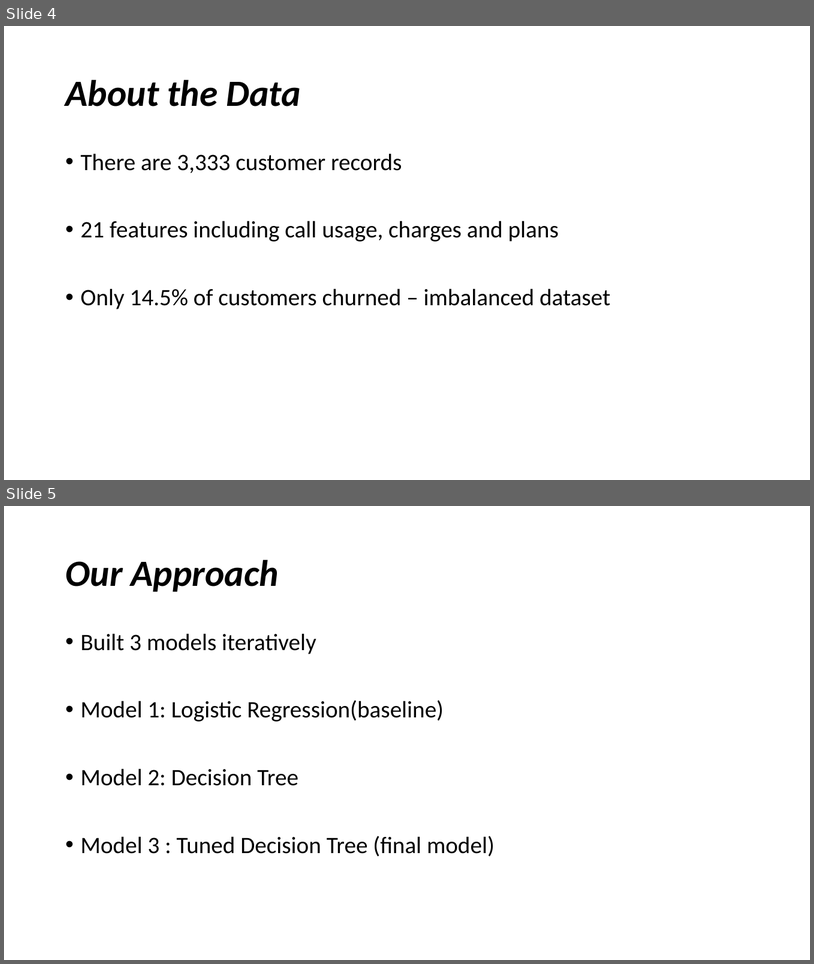
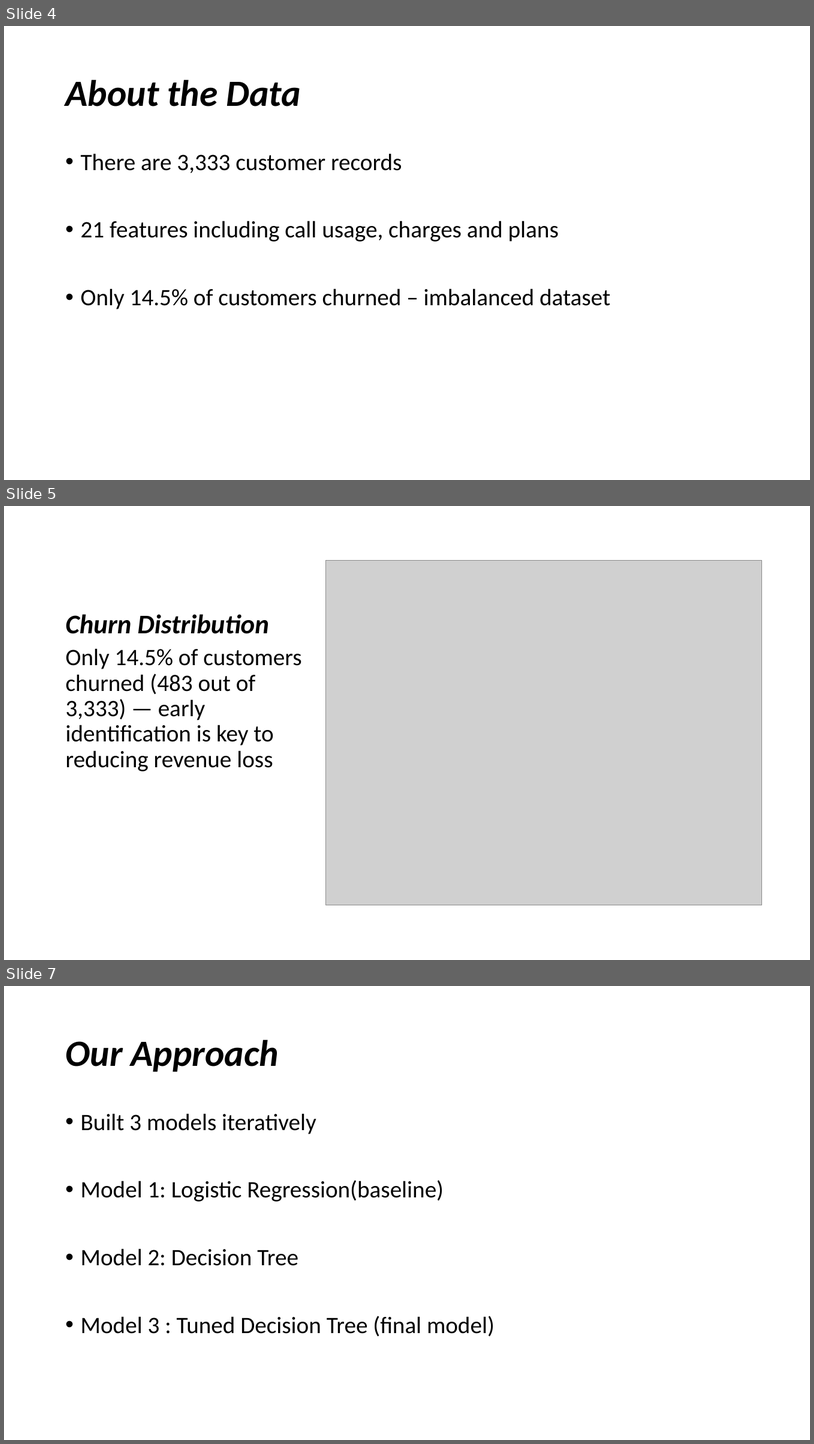
Before and after one commit to Alexk-creator/Phase_3_project, a slide deck: SyriaTel Customer Churn Analysis.pptx. Shown one above the other, each under a label of ours: slides 4 and 5 before the commit, slides 4, 5 and 7 after it; the slides between them are not shown. The pictures are 814x964 and 814x1444 pixels, drawn with LibreOffice and Linux fonts; fonts in the diff are those of the drawing; grey boxes stand for pictures. Boxes give left, top, right and bottom in pixels: in the first picture for what was removed or moved away, otherwise in the second. Text is boxed around its words. In the diff, an @@ line names an element or a change of style, - is before the commit and + after.

```diff
--- a/SyriaTel Customer Churn Analysis.pptx
+++ b/SyriaTel Customer Churn Analysis.pptx
@@ slide 5 added at (x1=4, y1=506, x2=810, y2=960), background #FFFFFF @@
@@ picture added at (x1=326, y1=561, x2=762, y2=904) @@
@@ title added at (x1=66, y1=614, x2=269, y2=634), 32 pt, text #000000, bold, italic @@
+Churn Distribution
@@ text added at (x1=66, y1=648, x2=302, y2=771), 28 pt, text #000000 @@
+Only 14.5% of customers churned (483 out of 3,333) — early identification is key to reducing revenue loss
@@ what was slide 5 is now slide 7 @@
```
Also in this commit, not shown: 1 other slide added, 2 other files.
